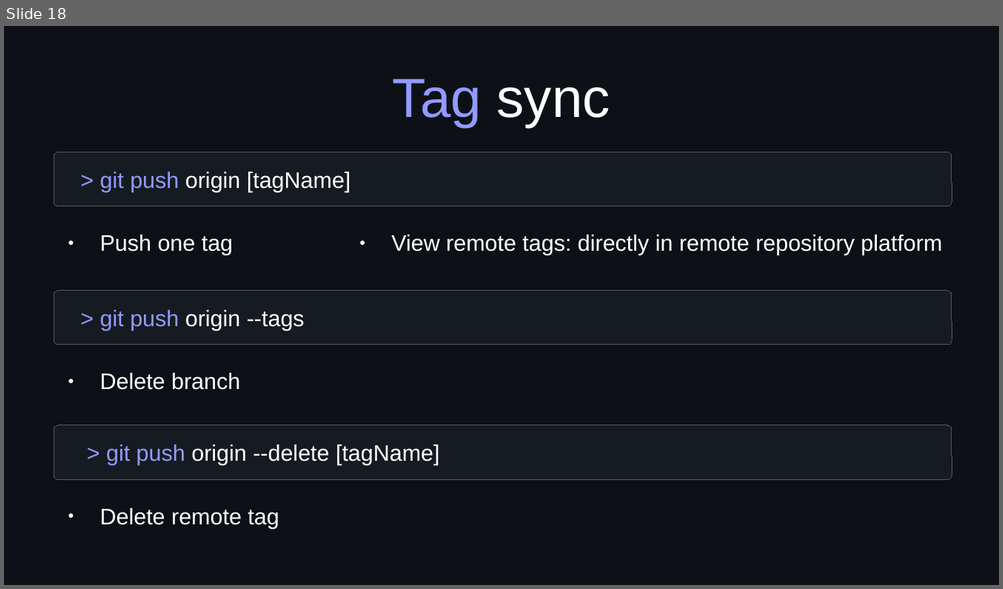
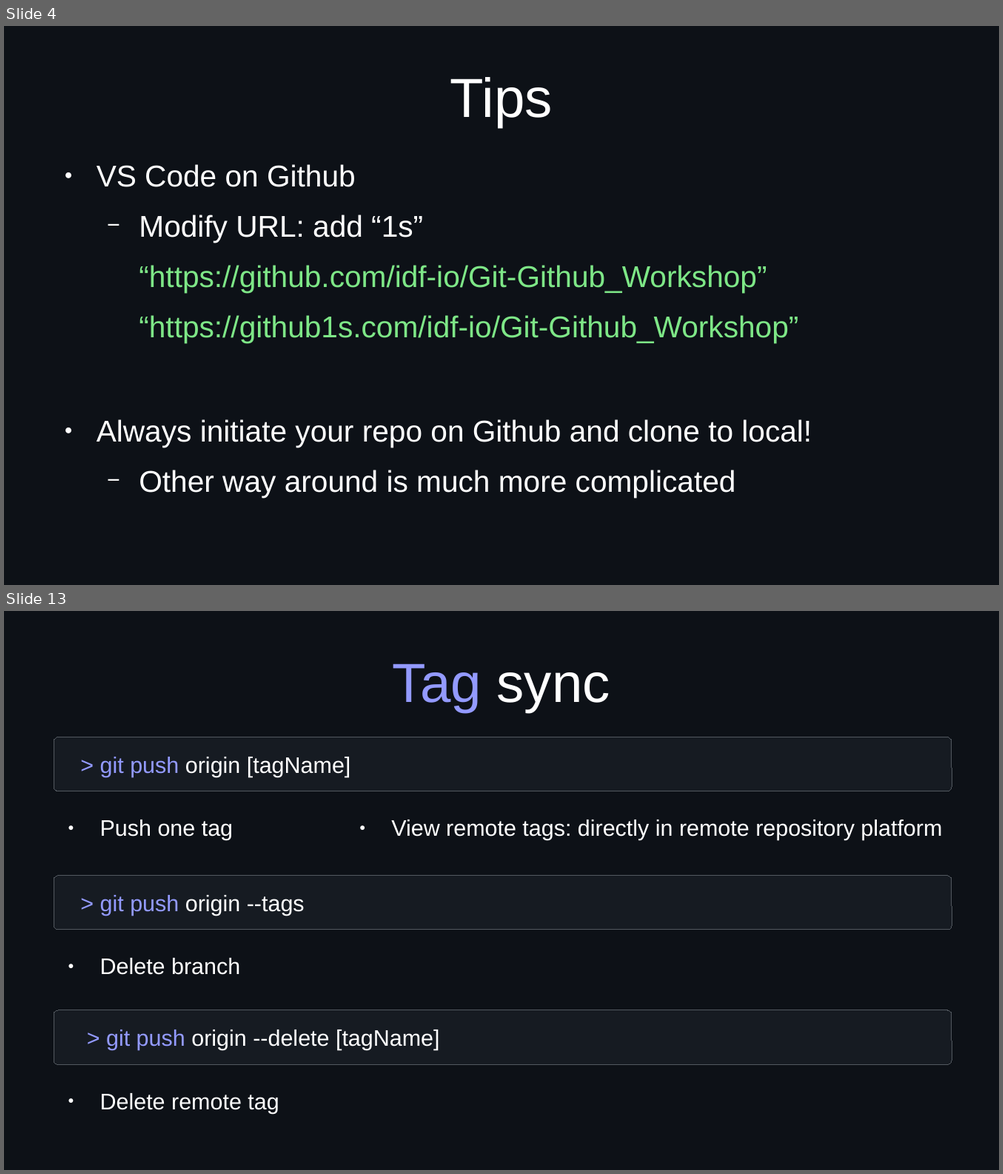
Before and after one commit to idf-io/Git-Github_Workshop, a slide deck: docs/presentation_day2_git-and-github.odp. Shown one above the other, each under a label of ours: slide 18 before the commit, slides 4 and 13 after it; the slides between them are not shown. The pictures are 1003x589 and 1003x1174 pixels, drawn with LibreOffice and Linux fonts; fonts in the diff are those of the drawing. Boxes give left, top, right and bottom in pixels: in the first picture for what was removed or moved away, otherwise in the second. Text is boxed around its words. In the diff, an @@ line names an element or a change of style, - is before the commit and + after.

```diff
--- a/docs/presentation_day2_git-and-github.odp
+++ b/docs/presentation_day2_git-and-github.odp
@@ slide 4 added at <box>4,26,999,585</box>, background #0D1117 @@
@@ title added at <box>450,77,552,127</box>, 44 pt, text #FFFFFF @@
+Tips
@@ text added at <box>96,164,811,497</box>, 24 pt, text #FFFFFF @@
+● VS Code on Github
+  − Modify URL: add “1s”
+  “https://github.com/idf-io/Git-Github_Workshop”
+  “https://github1s.com/idf-io/Git-Github_Workshop”
+● Always initiate your repo on Github and clone to local!
+  − Other way around is much more complicated
@@ what was slide 18 is now slide 13 @@
```
Also in this commit, not shown: 7 slides changed, 18 other slides added, 9 slides removed.
